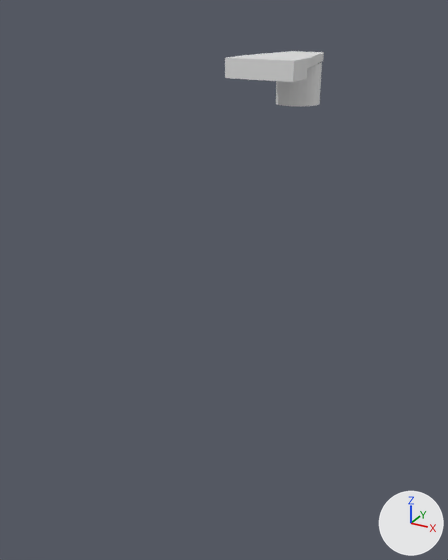
Renders of the Blender file sling/heater_plate/heater_baseplate.blend from each side of a commit.
Rendered twice from a camera (50 mm lens) standing at (285.0, -607.0, 65.0) and looking at (20.0, -125.0, -176.0). The lights are fixed; the arrows at lower right show +X, +Y and +Z.
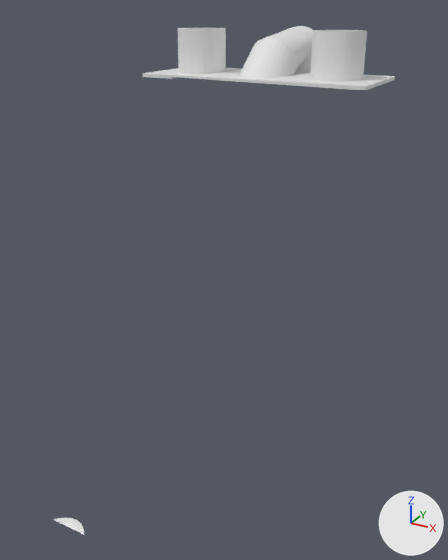
ob_cube_002 is not drawn itself; it is used by a modifier of ob_cube.
ob_cylinder_002 is not drawn itself; it is used by a modifier of ob_cube.
ob_cube_001 is not drawn itself; it is used by a modifier of ob_cube.
ob_cylinder_003 is not drawn itself; it is used by a modifier of ob_cube.

Diff of the bpy script that builds the scene:
```diff
--- a/sling/heater_plate/heater_baseplate.blend.py
+++ b/sling/heater_plate/heater_baseplate.blend.py
@@ me_cube_002 @@
 # used by ob_cube_001; location = (0.0, 0.0, 0.0); scale = (20.0, 20.0, 10.0)
-me_cube_002.from_pydata(...)  # 16 vertices, 14 faces; spans x -2.0..0.0, y -1.0..5.75, z 0.0..2.0
+me_cube_002.from_pydata(...)  # 8 vertices, 6 faces; spans x -1.0..1.0, y -1.0..1.0, z 0.0..2.01
+# me_cube_002 part 2: the whole mesh is rebuilt
@@ me_cylinder_005 @@
 me_cylinder_005.from_pydata(...)  # 64 vertices, 34 faces; spans x -1.0..1.0, y -1.0..1.0, z 0.0..2.0
 # used by ob_cylinder_002; location = (0.0, 88.93, -37.32); scale = (25.4, 25.4, 22.5)
+# me_cylinder_005 part 1: the whole mesh is moved by (0.0, 0.0, -1.0)
@@ ob_cube @@
 _m = ob_cube.modifiers.new('Boolean.001', 'BOOLEAN')
 _m.object = ob_cylinder_001
-_m = ob_cube.modifiers.new('Boolean.002', 'BOOLEAN')
-_m.object = ob_cube_001
-_m.operation = 'UNION'
-_m = ob_cube.modifiers.new('Boolean.003', 'BOOLEAN')
-_m.object = ob_cube_002
 _m = ob_cube.modifiers.new('Mirror', 'MIRROR')
-_m = ob_cube.modifiers.new('Boolean.004', 'BOOLEAN')
+_m = ob_cube.modifiers.new('Boolean.005', 'BOOLEAN')
 _m.object = ob_cylinder_002
 _m.operation = 'UNION'
-_m = ob_cube.modifiers.new('Boolean.005', 'BOOLEAN')
+_m = ob_cube.modifiers.new('Boolean.004', 'BOOLEAN')
+_m.object = ob_cube_001
+_m = ob_cube.modifiers.new('Boolean.006', 'BOOLEAN')
 _m.object = ob_cylinder_003
@@ ob_cube_001 @@
 ob_cube_001 = bpy.data.objects.new('Cube.001', me_cube_002)
-ob_cube_001.location = (0.0, 0.0, 0.0)
-ob_cube_001.scale = (20.0, 20.0, 10.0)
+ob_cube_001.location = (0.0, -151.7, 0.0)
+ob_cube_001.scale = (-82.9, -279.0, -154.0)
 ob_cube_001.hide_set(True)
@@ ob_cube_002 @@
-ob_cube_002 = bpy.data.objects.new('Cube.002', me_cube_003)
-ob_cube_002.location = (0.0, 2.0, 2.0)
-ob_cube_002.scale = (19.0, 20.0, 8.0)
-_m = ob_cube_002.modifiers.new('Mirror', 'MIRROR')
-ob_cube_002.hide_set(True)
@@ ob_cylinder_002 @@
 ob_cylinder_002 = bpy.data.objects.new('Cylinder.002', me_cylinder_005)
-ob_cylinder_002.location = (0.0, 88.93, -37.32)
-ob_cylinder_002.scale = (25.4, 25.4, 22.5)
+ob_cylinder_002.location = (-0.0000136, 8.03, 11.23)
+ob_cylinder_002.rotation_euler = (-0.997, 0.0, 0.0)  # degrees (-57, 0, 0)
+ob_cylinder_002.scale = (25.4, 25.4, 488.0)
+_m = ob_cylinder_002.modifiers.new('Subdivision', 'SUBSURF')
+_m.subdivision_type = 'SIMPLE'
+_m.levels = 5
+_m = ob_cylinder_002.modifiers.new('SimpleDeform', 'SIMPLE_DEFORM')
+_m.deform_method = 'BEND'
+_m.origin = ob_empty
+_m.factor = 2.259
+_m.angle = 2.259
+_m.limits = (0.52, 0.874)
 ob_cylinder_002.hide_set(True)
@@ ob_cylinder_003 @@
 ob_cylinder_003 = bpy.data.objects.new('Cylinder.003', me_cylinder_006)
-ob_cylinder_003.location = (0.0, 88.93, -78.66)
-ob_cylinder_003.scale = (22.5, 22.5, 45.0)
+ob_cylinder_003.location = (-0.0000136, 8.03, 11.23)
+ob_cylinder_003.scale = (22.5, 22.5, 488.0)
 ob_cylinder_003.hide_set(True)
@@ ob_empty @@
+ob_empty = bpy.data.objects.new('Empty', None)
+ob_empty.location = (-0.0000136, -29.69, 138.3)
+ob_empty.rotation_euler = (-0.997, 0.0, 0.0)  # degrees (-57, 0, 0)
+ob_empty.hide_set(True)
```

Where the change shows, as pixel boxes [x1, y1, x2, y2] in the pictures (448 x 560 px; the box of a moved part takes in the faces that stretch with it):
'Cube', reshaped, mesh moved, modifiers changed (242% wider, 811% taller)
    before: [225, 51, 324, 106]
    after: [54, 26, 395, 535]
part 1 of me_cylinder_005, moved or reshaped
    before: [276, 62, 322, 106]
    after: [239, 26, 313, 78]
part 2 of me_cube_002, cut back
    after: [54, 77, 179, 535]
